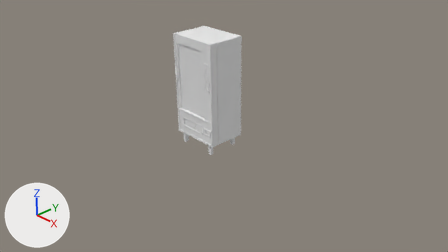
What one commit did to the Blender file Assets/Blender Files/Assets/VendingMachine.blend.
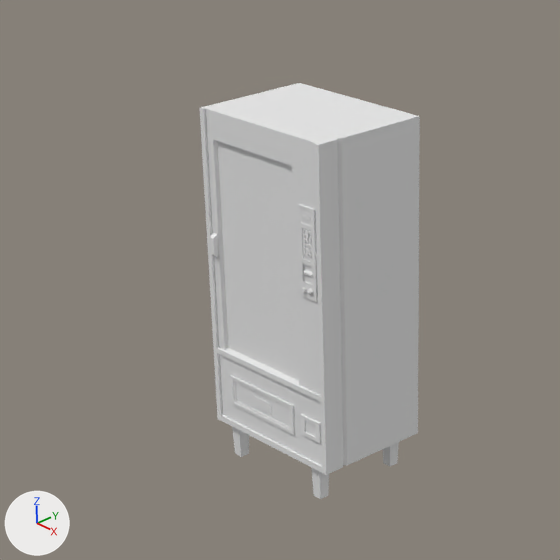
Old and new are each drawn from the file's camera 'Camera' and again close up on the part from 25% to 64% of the width and 0% to 69% of the height. Lighting does not change. The marker at lower left points along +X, +Y and +Z. The same objects are shown in both versions, whatever each file hides.
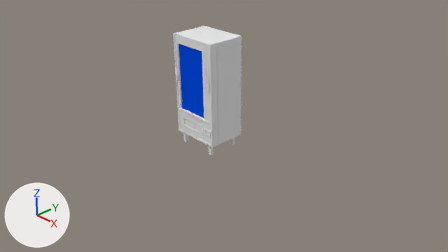
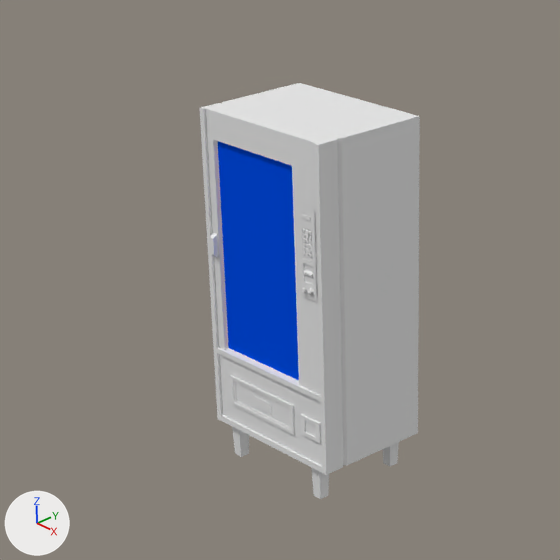
Where the newer file only moved an object's origin or applied its transform, the numbers keep the older frame.

What differs and where, as boxes [x1, y1, x2, y2] in the close-ups (560 x 560 px):
part 1 of me_cube_002, recoloured (white to blue): [218, 141, 299, 380] in both

Edits to the bpy script that builds the scene:
```text
Add mat_baglogos:
    mat_baglogos = diffuse_material('BagLogos')
    mat_baglogos.base_color = (0.8, 0.0239, 0.0)  # red #e72b00
Add mat_glass:
    mat_glass = diffuse_material('Glass')
    mat_glass.base_color = (0.0, 0.0728, 0.8)  # blue #004ce7
Change me_cube_002:
    used by ob_cube_001; location = (0.0, 0.0, 0.0); scale = (0.992, 0.992, 0.992)
    remove me_cube_002.from_pydata(...)  # 570 vertices, 418 faces; spans x -0.58..0.58, y -0.44..0.45, z 0.0..2.54
    add me_cube_002.from_pydata(...)  # 564 vertices, 388 faces; spans x -0.58..0.58, y -0.44..0.45, z 0.0..2.54
    me_cube_002 part 1: 1 face spanning x -0.46..0.3, y -0.38, z 0.84..2.34 switches from mat_vending_machine (white #e7e7e7) to mat_glass (blue #004ce7)
    add me_cube_002.materials.append(mat_baglogos)  # red #e72b00
    add me_cube_002.materials.append(mat_glass)  # blue #004ce7
```
